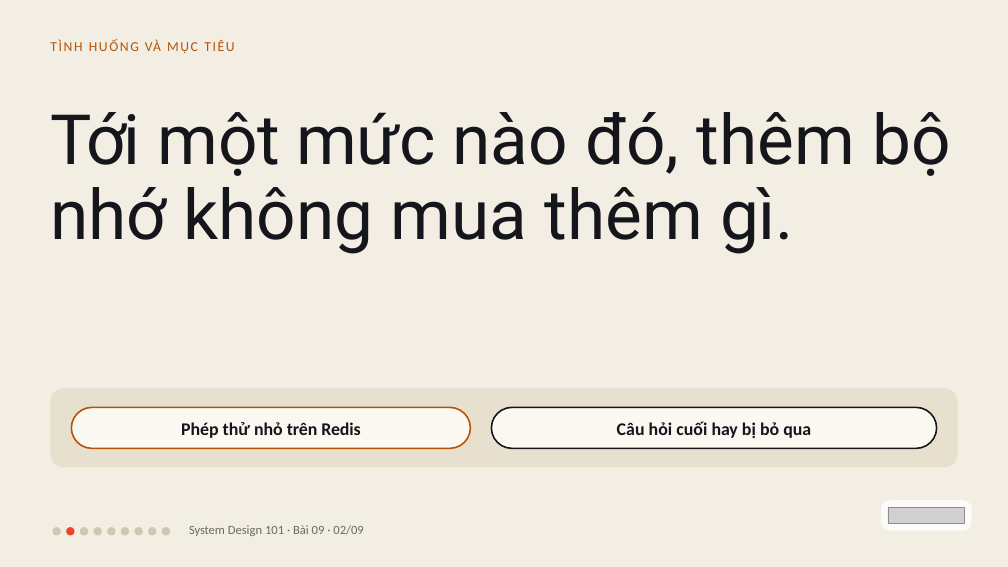
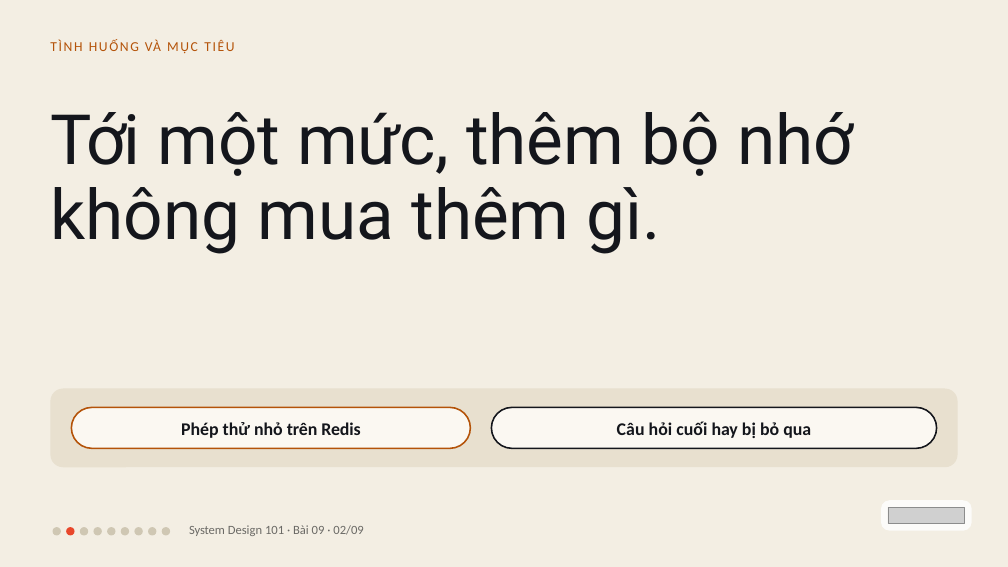
Before and after one commit to vohoailinh90/tool-marketing-studio, a slide deck: slide 2 of system-design-101/vi/lessons/sd-06-009/slides/sd-06-009.pptx. Drawn at 1008x567 pixels with LibreOffice and Linux fonts; fonts in the diff are those of the drawing; grey boxes stand for pictures. Boxes give left, top, right and bottom in pixels: in the first picture for what was removed or moved away, otherwise in the second. Text is boxed around its words. In the diff, an @@ line names an element or a change of style, - is before the commit and + after.

```diff
--- a/system-design-101/vi/lessons/sd-06-009/slides/sd-06-009.pptx
+++ b/system-design-101/vi/lessons/sd-06-009/slides/sd-06-009.pptx
@@ text at bbox=[50, 112, 853, 254]: text changed @@
-Tới một mức nào đó, thêm bộ nhớ không mua thêm gì.
+Tới một mức, thêm bộ nhớ không mua thêm gì.
```
Also in this commit, not shown: 1 other slide changed, 3 other files.
